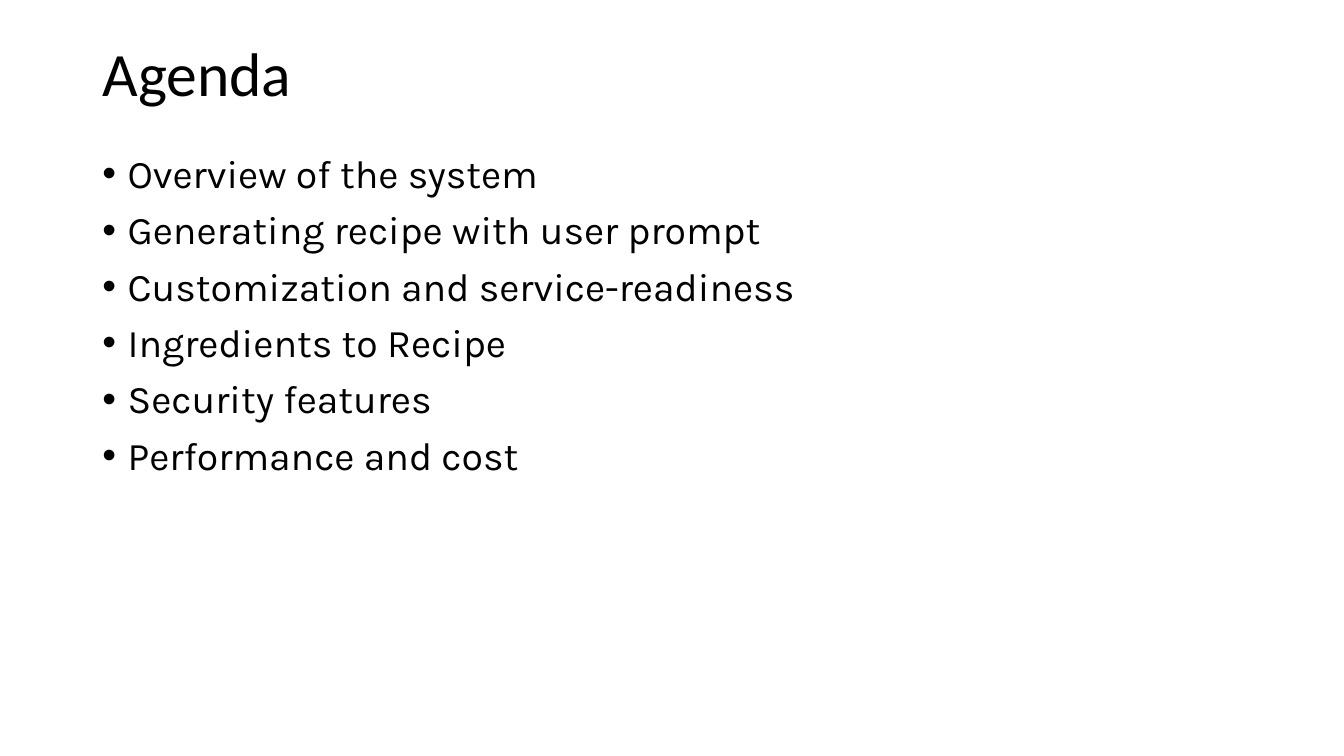
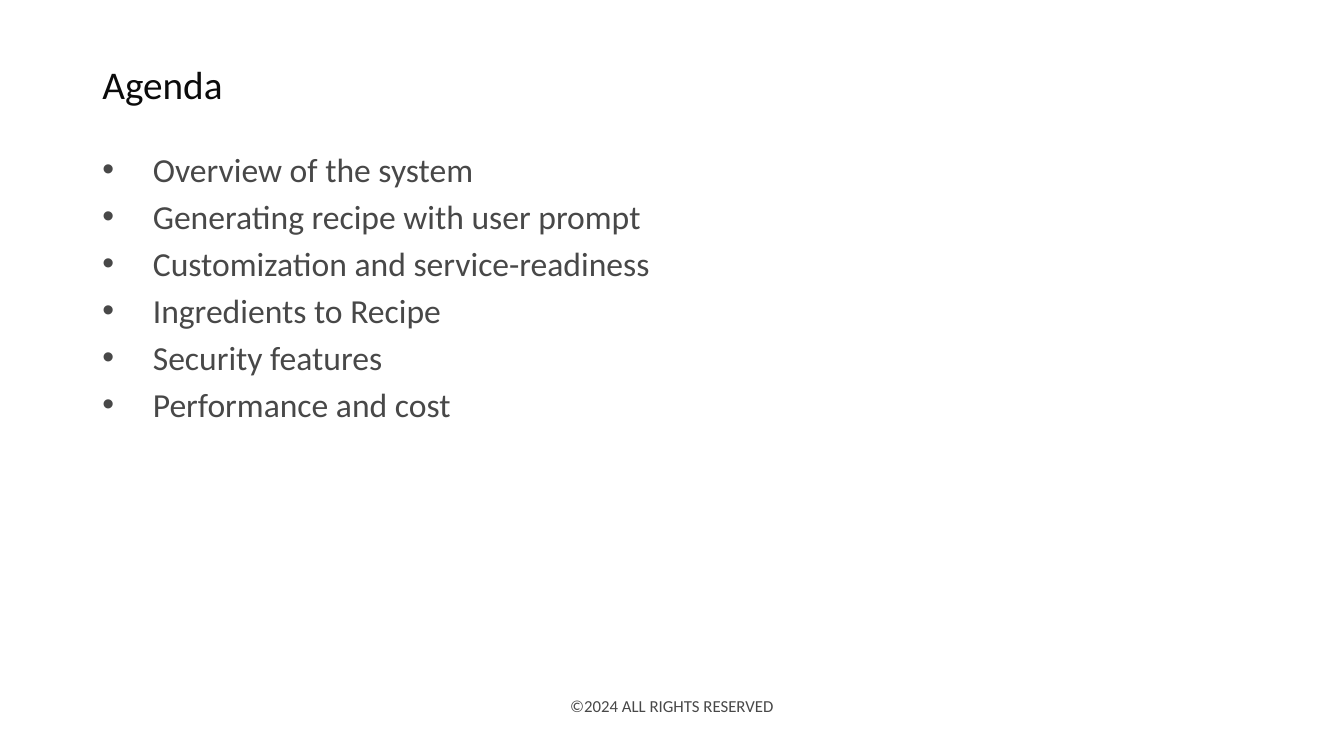
Before and after one commit to deepnetworkgmbh/generative-ai, a slide deck: slide 2 of recipe_generation/Presentation.pptx. Drawn at 1344x756 pixels with LibreOffice and Linux fonts; fonts in the diff are those of the drawing; background and template pictures are left out. Boxes give left, top, right and bottom in pixels: in the first picture for what was removed or moved away, otherwise in the second. Text is boxed around its words. In the diff, an @@ line names an element or a change of style, - is before the commit and + after.

Commit message:
(recipe_generation): Updated the presentation

```diff
--- a/recipe_generation/Presentation.pptx
+++ b/recipe_generation/Presentation.pptx
@@ title "Agenda": place and size @@
-title "Agenda" at bbox=[102, 53, 291, 107]
+title "Agenda" at bbox=[102, 71, 222, 106]
@@ title "Agenda" at bbox=[102, 71, 222, 106]: size 44 to 28 pt, text colour #000000 to #0B0B0B; line spacing 0.9 to 1 @@
@@ text "Overview of the system" at bbox=[153, 158, 650, 418]: size 28 to 24 pt, font Karla to Calibri, text colour #000000 to #484848; indent changed; line spacing 0.9 to 1; less space between paragraphs @@
@@ text added at bbox=[570, 700, 773, 712], 12 pt, text #484848 @@
+©2024 ALL RIGHTS RESERVED
```
Also in this commit, not shown: 16 other slides changed, 4 slides added, 3 slides removed, 1 other file.
